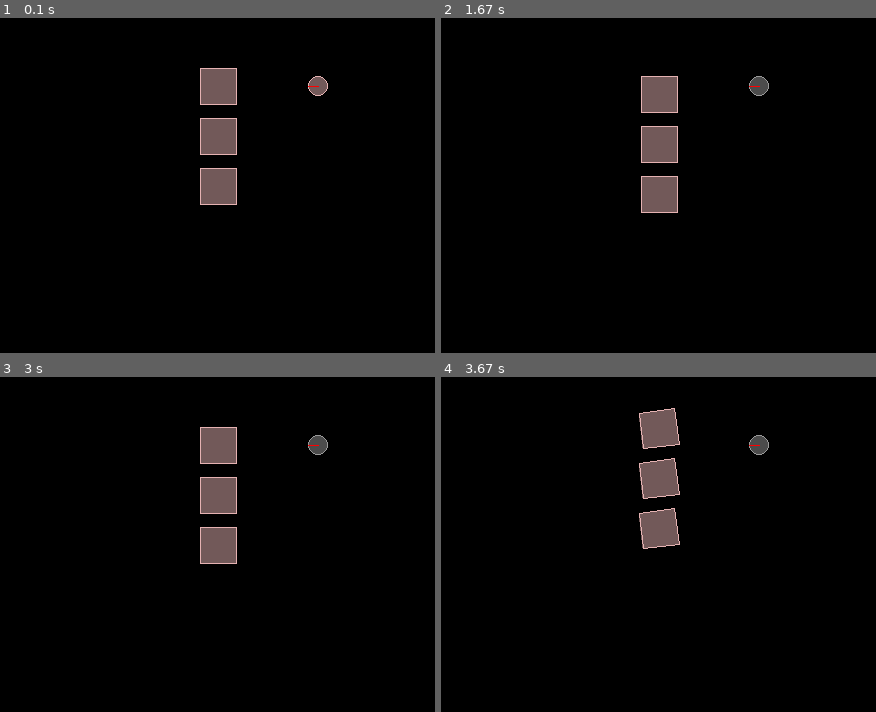
Above: before the commit, frames 1-4 (two rows, left to right).
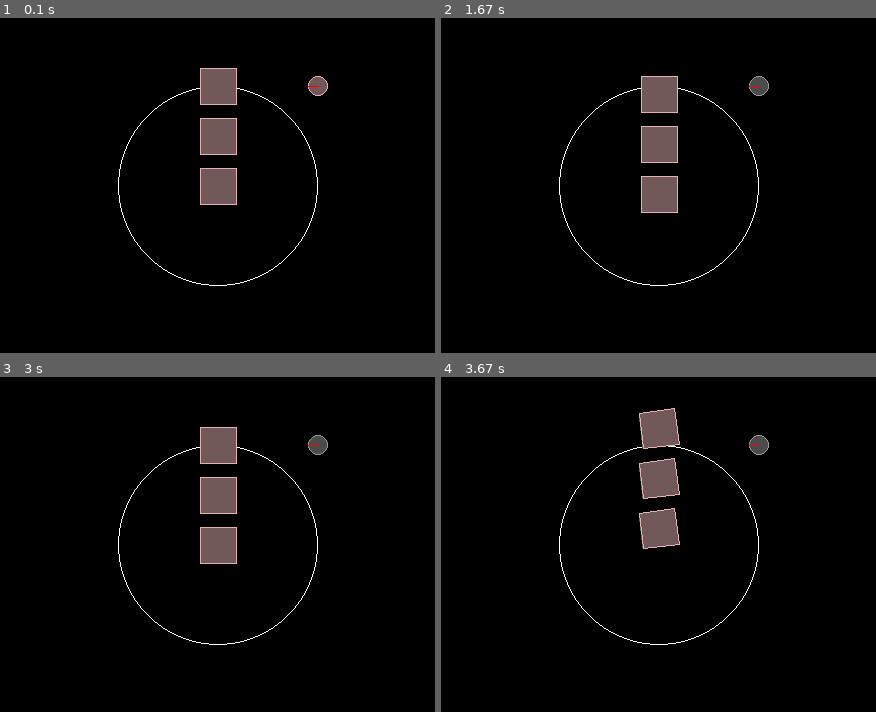
Above: after the commit, the same moments.

Repository: unball/python_simulator
Game: pygame game, started from main.py
Two runs of this game, one before a commit and one after it. Both use one fixed random seed, a clock stepped at 60 frames per second and the inputs below.
Inputs (mouse positions are % of the whole screen's width and height, from its top left):
- Up to frame 1 (0.1 s): no input
- Up to frame 2 (1.67 s): tap S at 0.33 s; press the mouse at (19, 73) at 0.7 s; move the mouse to (42, 44) at 0.8 s; release the mouse at (65, 15) at 0.93 s
- Up to frame 3 (3 s): tap W at 2, 2.4, 2.7, 2.9 s; move the mouse to (85, 76) at 2.37 s; move the mouse to (71, 32) at 2.87 s
- Up to frame 4 (3.67 s): tap W at 3.2, 3.47 s; move the mouse to (54, 46) at 3.43 s; tap A at 3.55 s
The pictures show only the part of the screen within x 25-75%, y 25-75%; the shares and areas given below are measured in that part.

The runs differ from the first frame. In frame 1, 0.4% of the frame differs, in the area x 27-74%, y 20-80%; in frame 2, 0.4%; in frame 3, 0.4%; in frame 4, 0.4%.

Commit message:
iinserted the field lines

Diff:
--- a/objects_on_field/objects.py
+++ b/objects_on_field/objects.py
@@ -48,7 +48,6 @@
             wall.userData = {'obj': self}
         self.color = color
 
-
 class Ground(object):
     """
     An area on the ground that the robots can run over
@@ -66,6 +65,7 @@
                  turn_torque=1500, max_lateral_impulse=20,
                  density=0.1, position=(0, 0)):
 
+        self.main_world = world
         self.body = world.CreateDynamicBody(position=position)
         self.body.CreatePolygonFixture(box=Robot.dimensions, density=density)
         self.body.userData = {'obj': self}
@@ -78,6 +78,7 @@
         super(Robot, self).update_friction()
         super(Robot, self).update_drive(keys)
         super(Robot, self).update_turn(keys)
+
 
 """
 class Lines_on_ground(object):
--- a/pygame_framework/backends/pygame_framework.py
+++ b/pygame_framework/backends/pygame_framework.py
@@ -36,6 +36,7 @@
 import sys
 import warnings
 from constants import *
+from Box2D import b2Color
 
 try:
     import pygame_sdl2
@@ -128,8 +129,8 @@
         else:
             radius = int(radius)
 
-        pygame.draw.circle(self.surface, color.bytes,
-                           center, radius, drawwidth)
+        pygame.draw.circle(self.surface, color,
+                           self.to_screen(b2Vec2(center)), radius, drawwidth)
 
     def DrawArc(self, rect, start_angle, stop_angle, color, drawwidth=1):
         """
@@ -342,7 +343,11 @@
             #self.CheckKeys()
 
             # Run the simulation loop
+            self.world.renderer.DrawCircle((0,0), 20, (255, 255, 255), 1)
             self.SimulationLoop()
+            #def DrawCircle(self, center, radius, color, drawwidth=1):
+            #pygame.draw.circle(self.world.renderer.surface, b2Color(0, 0.9, 0.4).bytes,
+            #               (0,0), 50, 1)
 
             pygame.display.flip()
             clock.tick(self.settings.hz)
